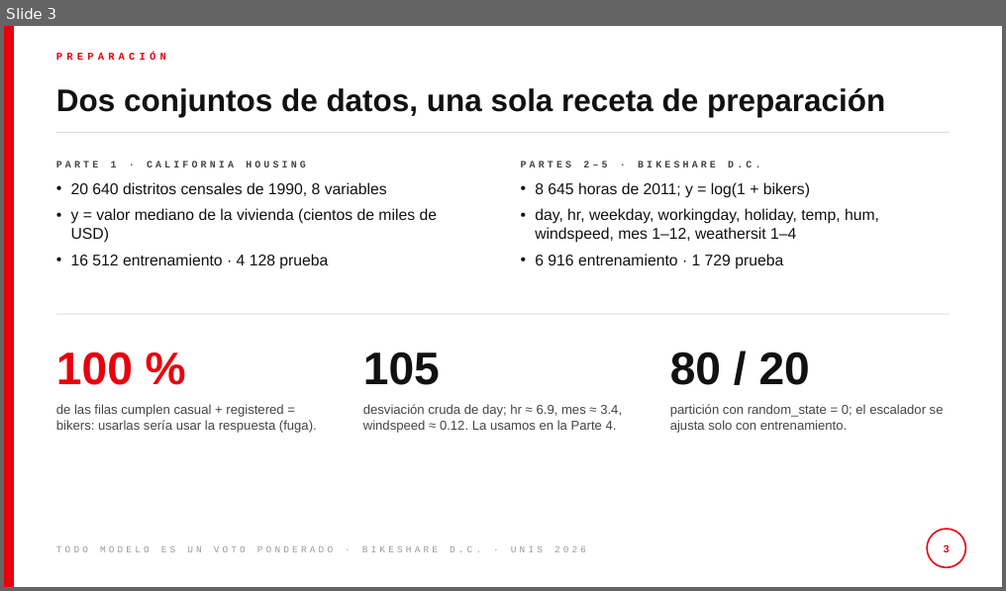
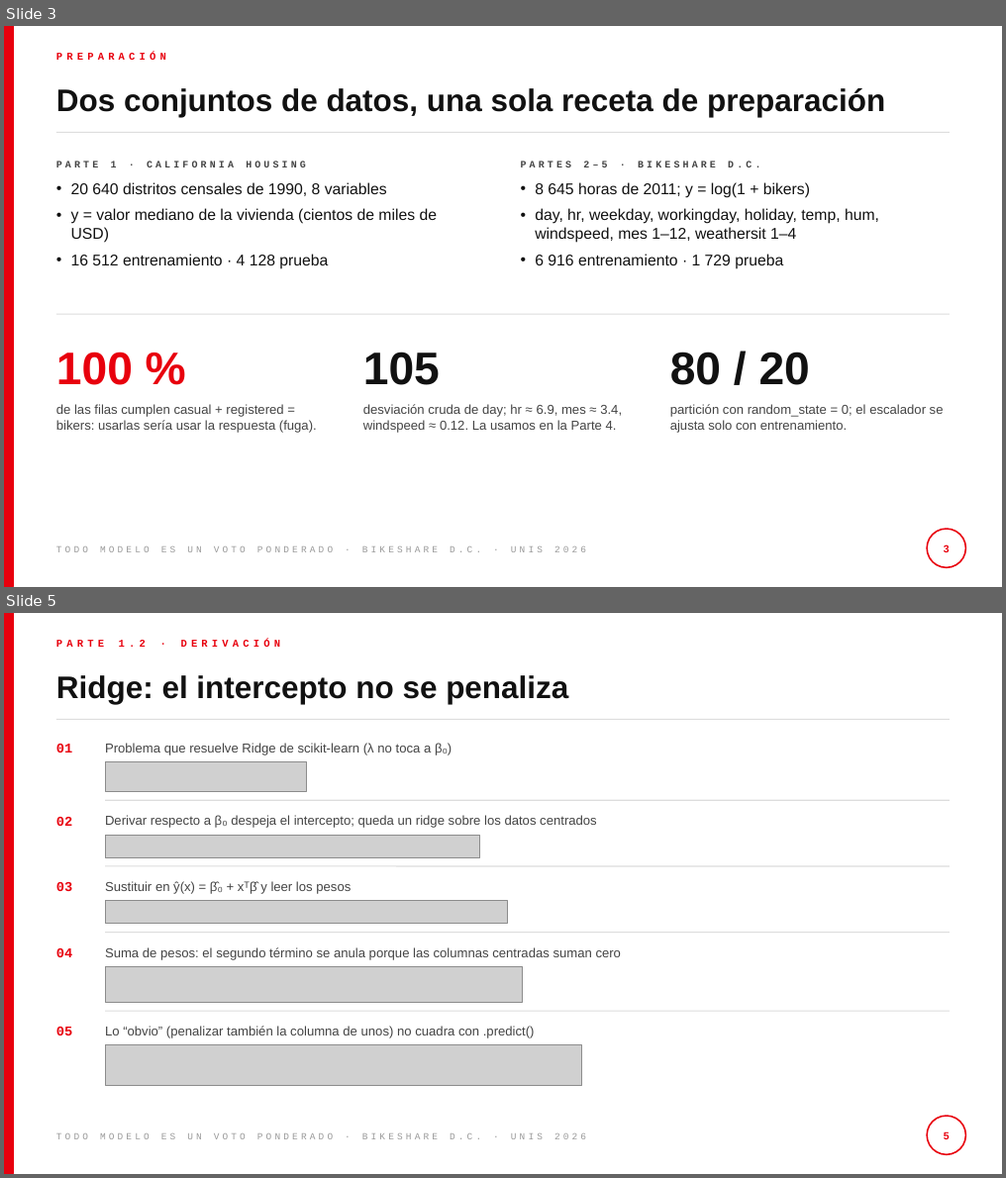
Before and after one commit to pabloflores465/proyecto-final-bikeshare, a slide deck: slides/presentacion.pptx. Shown one above the other, each under a label of ours: slide 3 before the commit, slides 3 and 5 after it; the slides between them are not shown. The pictures are 1006x591 and 1006x1178 pixels, drawn with LibreOffice and Linux fonts; fonts in the diff are those of the drawing; grey boxes stand for pictures. Boxes give left, top, right and bottom in pixels: in the first picture for what was removed or moved away, otherwise in the second. Text is boxed around its words. In the diff, an @@ line names an element or a change of style, - is before the commit and + after.

```diff
--- a/slides/presentacion.pptx
+++ b/slides/presentacion.pptx
@@ slide 5 added at [4, 613, 1002, 1174], background #FFFFFF; not listed: 3 template elements that a slide beside it also shows @@
@@ text added at [56, 640, 281, 647], 10 pt, text #E8000D, bold @@
+PARTE 1.2 · DERIVACIÓN
@@ title added at [56, 675, 568, 704], 30 pt, text #111111, bold @@
+Ridge: el intercepto no se penaliza
@@ text added at [56, 744, 72, 753], 13 pt, text #E8000D, bold @@
+01
@@ text added at [105, 743, 451, 756], 12.5 pt, text #444444 @@
+Problema que resuelve Ridge de scikit-learn (λ no toca a β₀)
@@ picture added at [105, 761, 307, 791] @@
@@ text added at [56, 817, 72, 826], 13 pt, text #E8000D, bold @@
+02
@@ line added from (105, 800) to (949, 800), #DDDDDD 1 pt @@
@@ text added at [105, 815, 597, 828], 12.5 pt, text #444444 @@
+Derivar respecto a β₀ despeja el intercepto; queda un ridge sobre los datos centrados
@@ picture added at [105, 835, 480, 858] @@
@@ line added from (105, 866) to (949, 866), #DDDDDD 1 pt @@
@@ text added at [56, 882, 72, 891], 13 pt, text #E8000D, bold @@
+03
@@ text added at [105, 881, 350, 894], 12.5 pt, text #444444 @@
+Sustituir en ŷ(x) = β̂₀ + xᵀβ̂ y leer los pesos
@@ picture added at [105, 901, 508, 924] @@
@@ line added from (105, 933) to (949, 933), #DDDDDD 1 pt @@
@@ text added at [56, 949, 72, 958], 13 pt, text #E8000D, bold @@
+04
@@ text added at [105, 948, 621, 960], 12.5 pt, text #444444 @@
+Suma de pesos: el segundo término se anula porque las columnas centradas suman cero
@@ picture added at [105, 967, 523, 1002] @@
@@ text added at [56, 1027, 72, 1036], 13 pt, text #E8000D, bold @@
+05
@@ line added from (105, 1011) to (949, 1011), #DDDDDD 1 pt @@
@@ text added at [105, 1026, 535, 1039], 12.5 pt, text #444444 @@
+Lo “obvio” (penalizar también la columna de unos) no cuadra con .predict()
@@ picture added at [105, 1046, 582, 1085] @@
@@ ellipse added at [927, 1116, 966, 1155], outline #E8000D 1.5 pt @@
@@ page number added at [944, 1133, 949, 1140], 10 pt, text #E8000D, bold @@
+5
```
Also in this commit, not shown: 6 slides changed, 8 other slides added, 3 other files.
